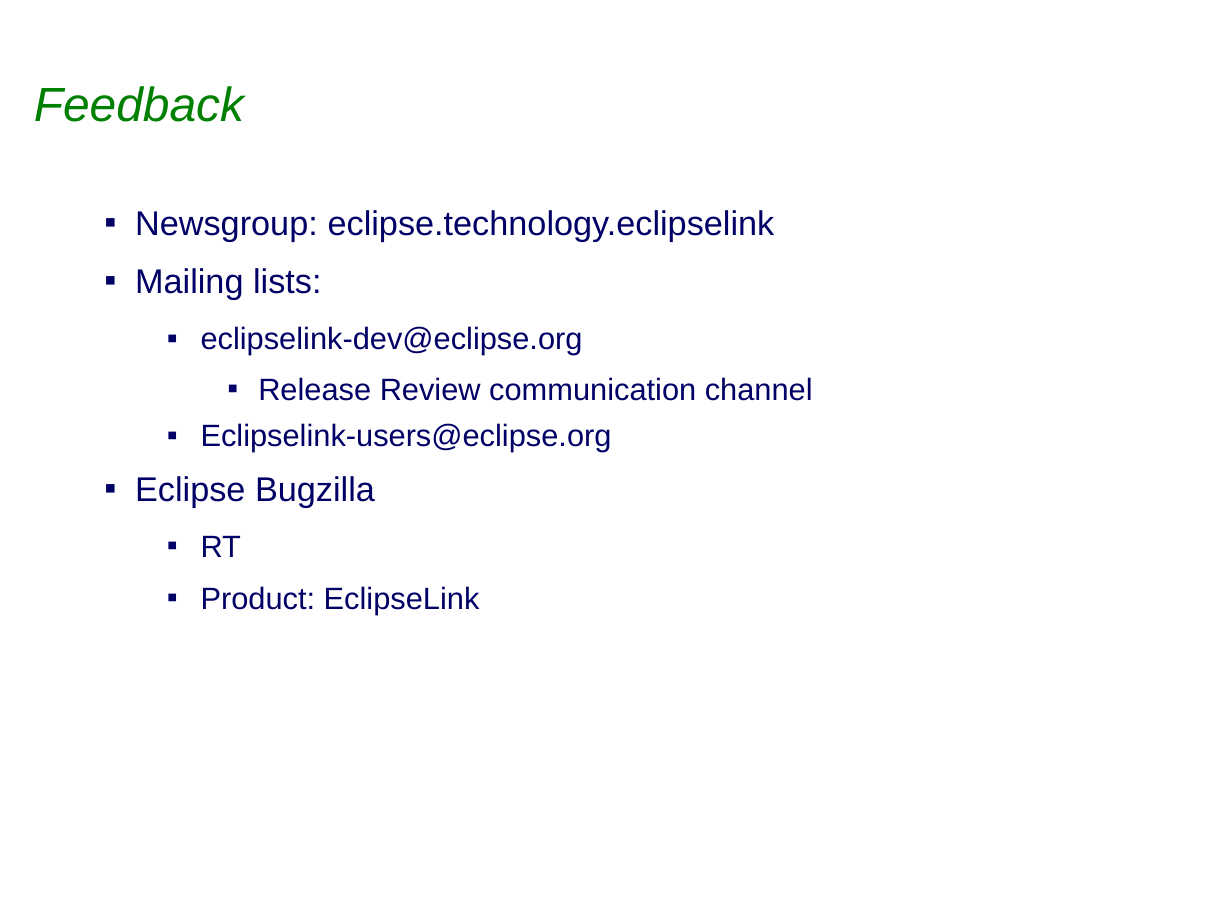
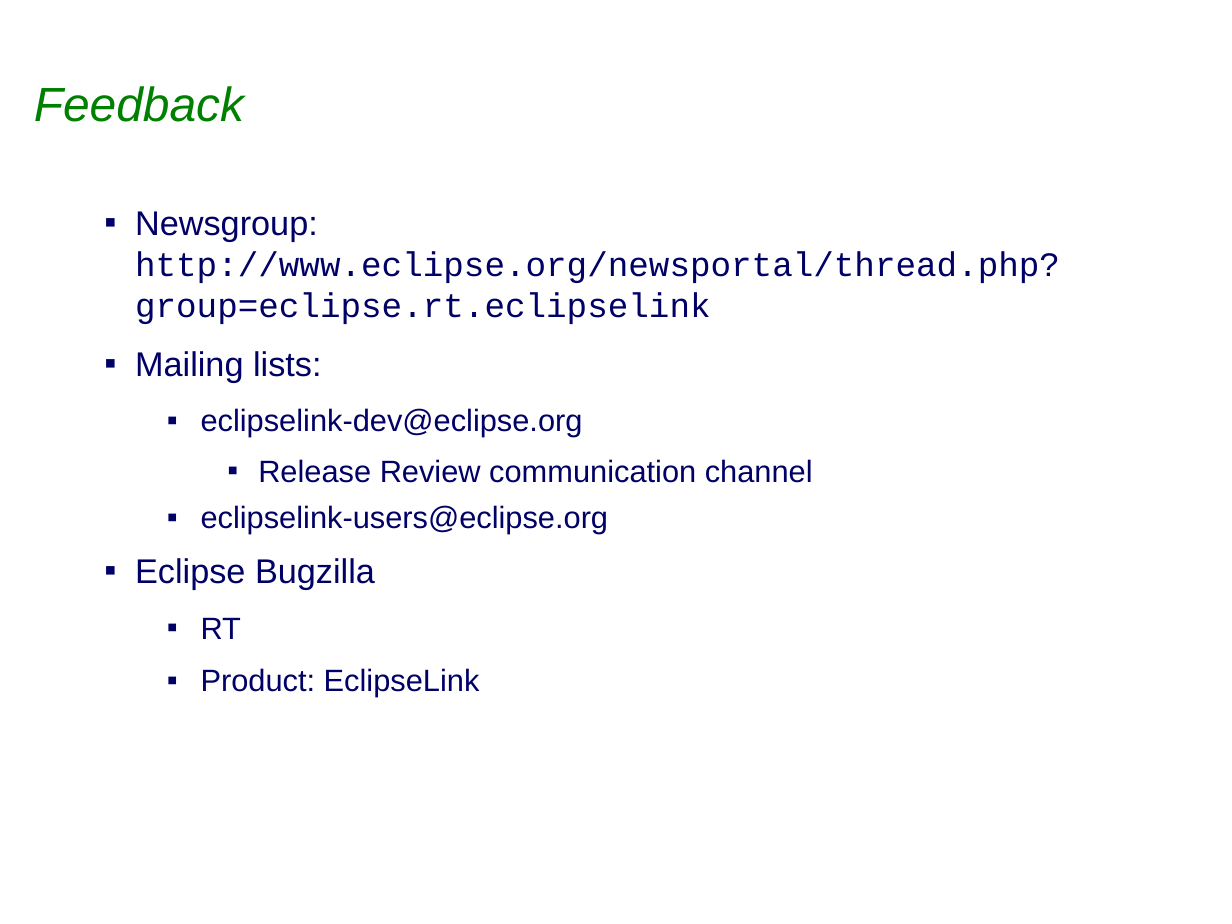
Before and after one commit to bfg-repo-cleaner-demos/eclipselink.runtime-bfg-strip-big-blobs, a slide deck: slide 17 of project-admin/Eclipselink_1.2.0_Release_Review.ppt (slide 18 before the commit). Drawn at 1232x924 pixels with LibreOffice and Linux fonts; fonts in the diff are those of the drawing; background and template pictures are left out. Boxes give left, top, right and bottom in pixels: in the first picture for what was removed or moved away, otherwise in the second. Text is boxed around its words. In the diff, an @@ line names an element or a change of style, - is before the commit and + after.

```diff
--- a/project-admin/Eclipselink_1.2.0_Release_Review.ppt
+++ b/project-admin/Eclipselink_1.2.0_Release_Review.ppt
@@ text at (135,211,1060,324): text changed; font Arial to Courier New @@
-▪ Newsgroup: eclipse.technology.eclipselink
+▪ Newsgroup: http://www.eclipse.org/newsportal/thread.php?group=eclipse.rt.eclipselink
@@ text at (201,505,609,534): text changed @@
-  ▪ Eclipselink-users@eclipse.org
+  ▪ eclipselink-users@eclipse.org
```
Also in this commit, not shown: 5 other slides changed, 1 slide removed.
